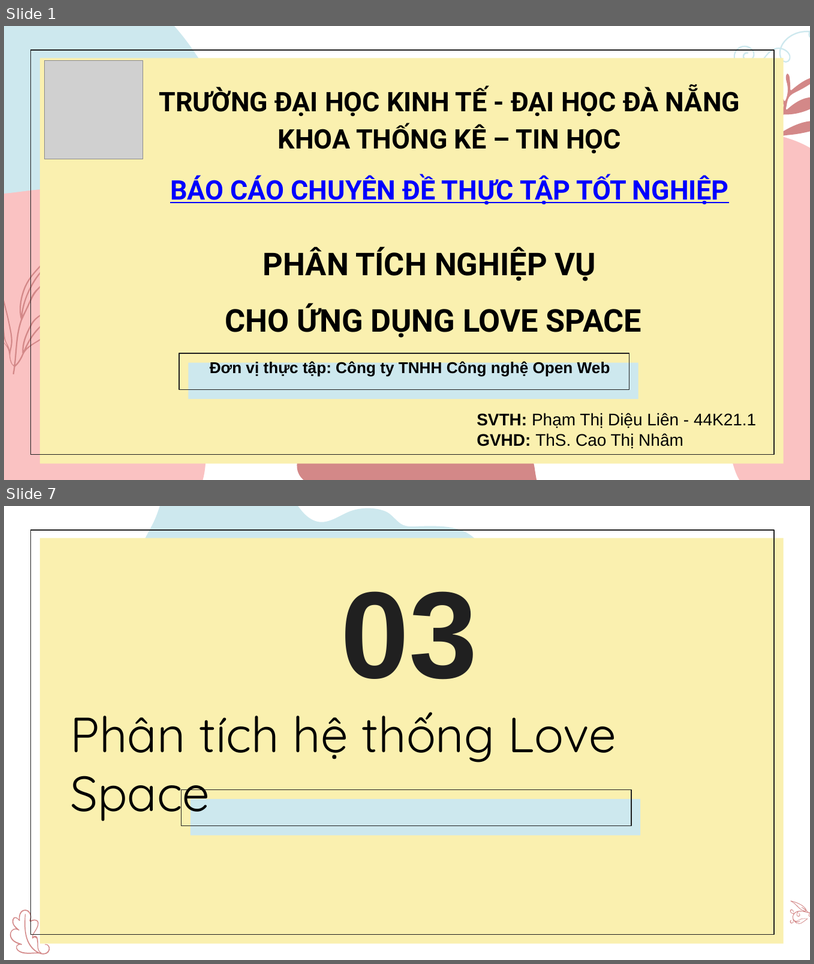
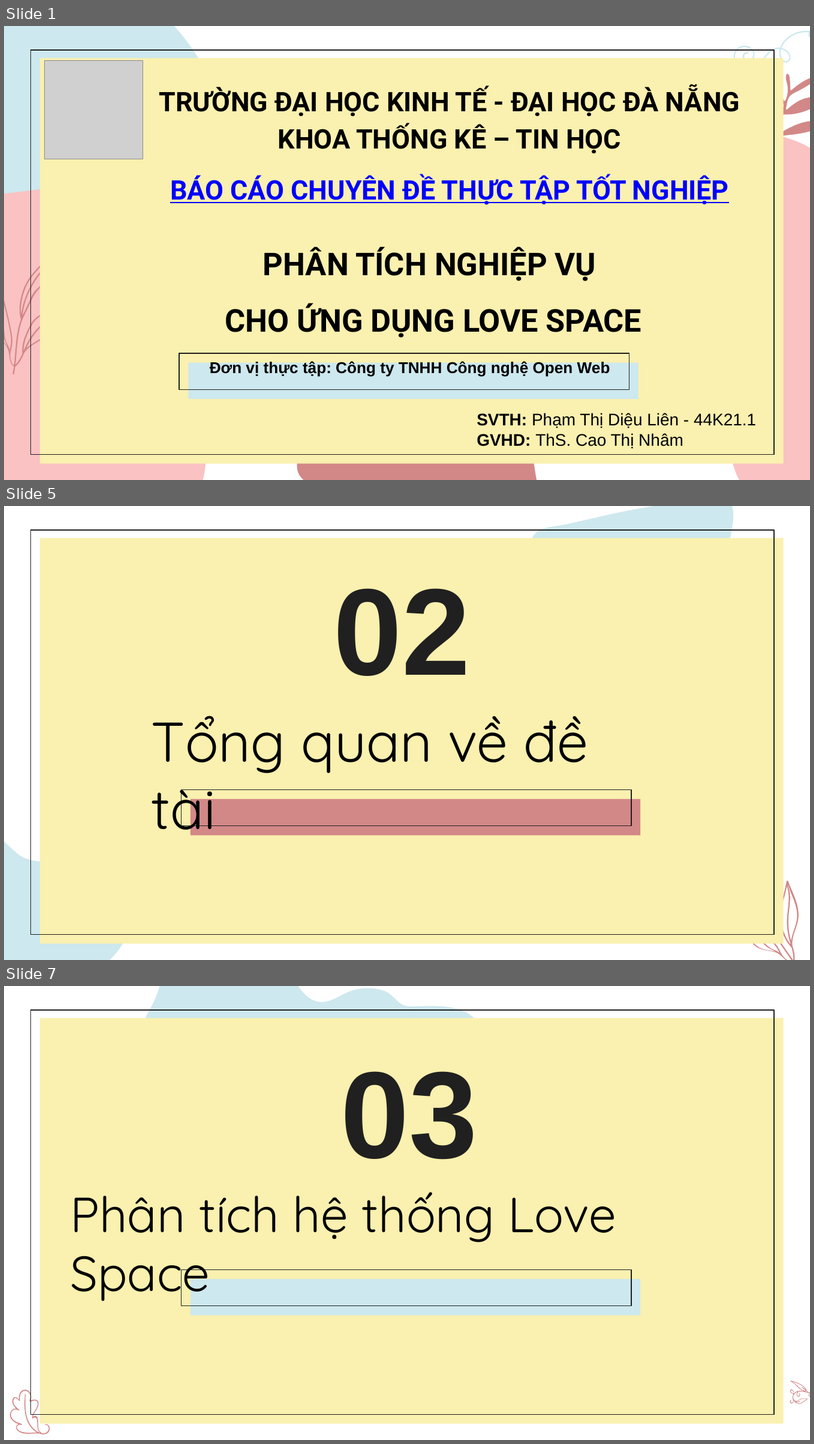
Before and after one commit to nhamct/ThucTapTN_2021_2022_2, a slide deck: 05. Phạm Thị Diệu Liên/PhamThiDieuLien_44K21.1.pptx. Shown one above the other, each under a label of ours: slides 1 and 7 before the commit, slides 1, 5 and 7 after it; the slides between them are not shown. The pictures are 814x964 and 814x1444 pixels, drawn with LibreOffice and Linux fonts; fonts in the diff are those of the drawing; grey boxes stand for pictures. Boxes give left, top, right and bottom in pixels: in the first picture for what was removed or moved away, otherwise in the second. Text is boxed around its words. In the diff, an @@ line names an element or a change of style, - is before the commit and + after.

```diff
--- a/05. Phạm Thị Diệu Liên/PhamThiDieuLien_44K21.1.pptx
+++ b/05. Phạm Thị Diệu Liên/PhamThiDieuLien_44K21.1.pptx
@@ slide 5 added at bbox=[4, 506, 810, 960], background #FFFFFF; not listed: 3 template elements that a slide beside it also shows @@
@@ freeform shape added at bbox=[520, 506, 740, 577], fill #CDE8EE @@
@@ title added at bbox=[333, 588, 470, 676], 110 pt, text #202020, bold @@
+02
@@ text added at bbox=[152, 715, 588, 835], 50 pt, text #000000 @@
+Tổng quan về đề tài
@@ rectangle added at bbox=[190, 799, 640, 835], fill #D38888 @@
@@ freeform shape added at bbox=[4, 835, 130, 960], fill #CDE8EE @@
@@ freeform shape added at bbox=[735, 855, 799, 960], fill #D38888 @@
```
Also in this commit, not shown: 9 slides changed, 1 other slide added, 2 slides removed, 1 other file.
